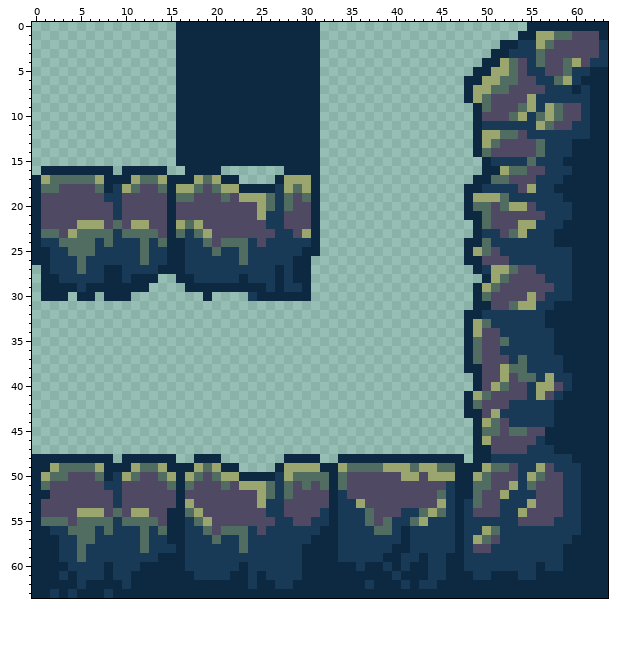
Pixel-art sprite: Tiles/BUENTILEVERDE.png. Above: the version before the commit.
The file is 64x64 pixels.
Now the later version:
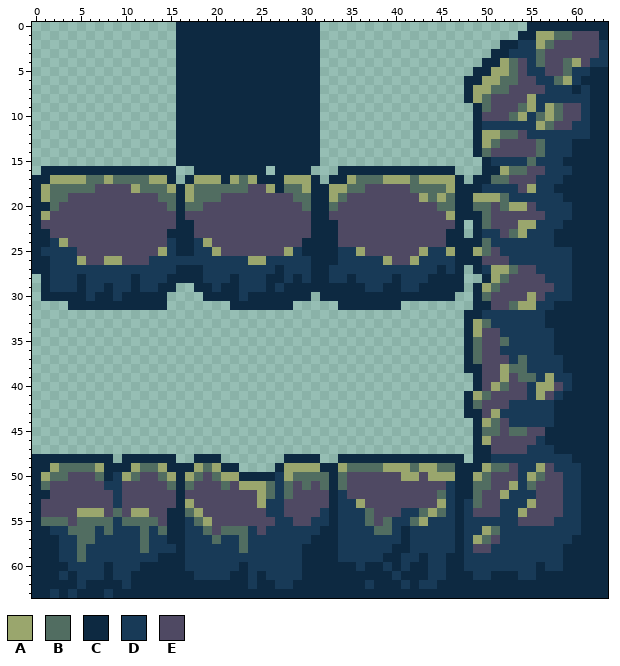
Palette (. is transparent): A #9aa66d  B #516d61  C #0d2941  D #183a57  E #4f4963
What changed:
y 16: x 9 . -> C; x 15 . -> C; x 17 C -> .; x 21..25 ..... -> CCCCC; x 27 . -> C; x 31 C -> .; x 34..46 ............. -> CCCCCCCCCCCCC
y 17: x 1..5 ABBBB -> CAAAA; x 7..11 ACCCA -> BABBB; x 13 B -> A; x 16 C -> .; x 19 B -> A; x 22..26 C.... -> ABACC; x 33..47 ............... -> CCABBBAAABAAAAC
y 18: x 1 B -> A; x 3..13 EEEEBCDABEE -> BBBBEEEEABB; x 15..16 CA -> AC; x 19 E -> B; x 21..28 AACCCCDA -> BBBEEACB; x 32..47 ................ -> CAABBEEEEEBBBBAC
y 19: x 1..3 EEE -> ABB; x 8..9 DD -> EE; x 14..21 ECBBEEEB -> BBCABBBE; x 23..29 AAABDBE -> EEEEEEB; x 32..47 ................ -> CABEEEEEEEEABABC
y 20: x 1..2 EE -> CB; x 9 D -> E; x 15..18 CEEE -> BCBB; x 25..28 ABDB -> EEEE; x 30 E -> B; x 32..47 ................ -> CBEEEEEEEEEEEBBC
y 21: x 1 E -> A; x 9 D -> E; x 15..16 CE -> EC; x 25..27 ADD -> EEE; x 32..47 ................ -> CEEEEEEEEEEEEEAC
y 22: x 5..7 AAA -> EEE; x 9 B -> E; x 11..12 AA -> EE; x 15..18 CABA -> ECCE; x 26..27 DD -> EE; x 32..47 ................ -> CCEEEEEEEEEEEEEC
y 23: x 1..2 BB -> CE; x 4..13 ABBBBDBBBB -> EEEEEEEEEE; x 16..19 BDBA -> CCEE; x 27..28 DD -> EE; x 30 A -> E; x 32..47 ................ -> CCEEEEEEEEEEEECC
y 24: x 1 D -> C; x 3..15 BBBBDBDDDBDBC -> AEEEEEEEEEEED; x 17 D -> C; x 19 B -> A; x 21..24 BBBD -> EEEE; x 26..30 DDDDD -> EEEEC; x 32..47 ................ -> CCEEEEEEEEEEEECC
y 25: x 1 C -> D; x 4..15 BBBDDDDDBDDC -> DEEEEEEEEEAD; x 17 D -> C; x 20..28 BDDBDDDDD -> AEEEEEEEA; x 32..47 ................ -> CCDDAEEEEEEADDAC
y 26: x 5..12 BDDDDDDB -> AEEAAEEE; x 15..16 CC -> DD; x 23..25 BDD -> DAA; x 29..47 CC................. -> DDCCCDDDDDAEEADDDDC
y 27: x 0 . -> C; x 5 B -> D; x 8..9 CC -> DD; x 14..15 CC -> DD; x 17..18 DD -> CC; x 29..47 CC................. -> DDCCDDDDDDDDDDDDCDC
y 28: x 2 C -> D; x 5 D -> C; x 8..9 CC -> DD; x 12..15 CC.. -> DDDC; x 18 D -> C; x 22..23 DC -> CD; x 26 D -> C; x 30..47 C................. -> DCCDDCDDDDCDDDCCCC
y 29: x 2..7 CCCDCC -> DDDCDD; x 9..10 CC -> DD; x 12..15 C... -> DDCC; x 17 C -> .; x 20 C -> D; x 23..29 CCCDCDD -> DDDCDCC; x 31..47 ................. -> CCCCCCDDCCDDCCCCC
y 30: x 4 . -> C; x 6..7 C. -> DC; x 9 C -> D; x 11..14 .... -> CCCC; x 20..24 ....D -> CCCDC; x 32..46 ............... -> CCCCCCCCCCCCCCC
y 31: x 4..14 ........... -> CCCCCCCCCCC; x 22..28 ....... -> CCCCCCC; x 34..40 ....... -> CCCCCCC
